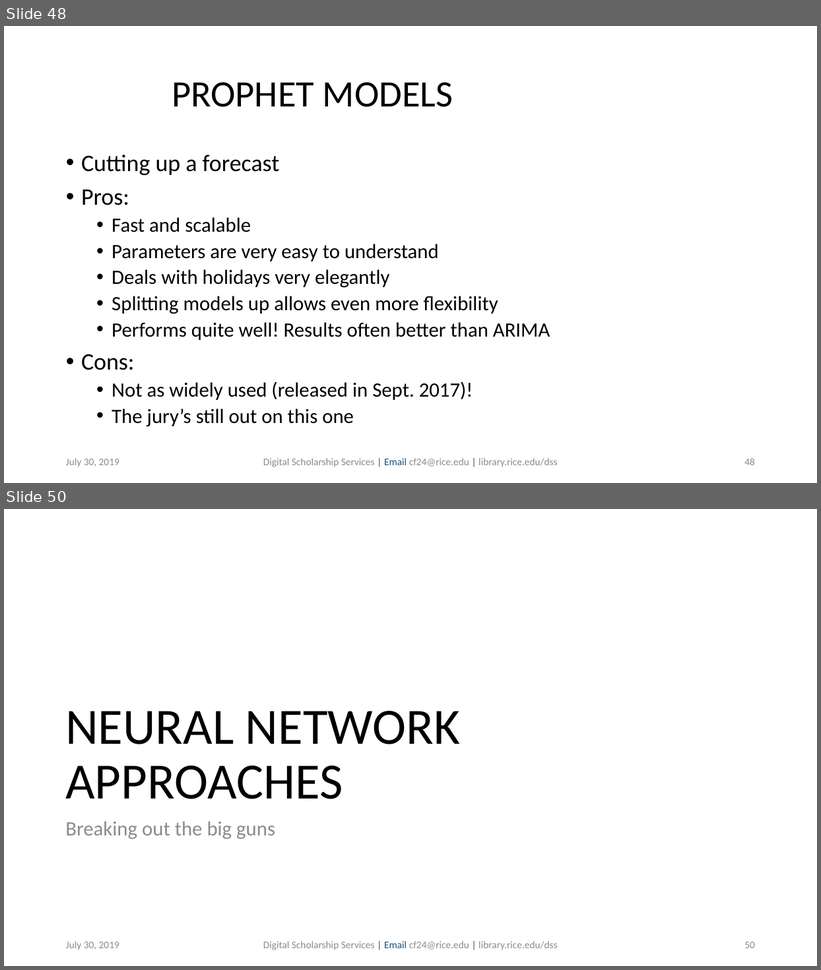
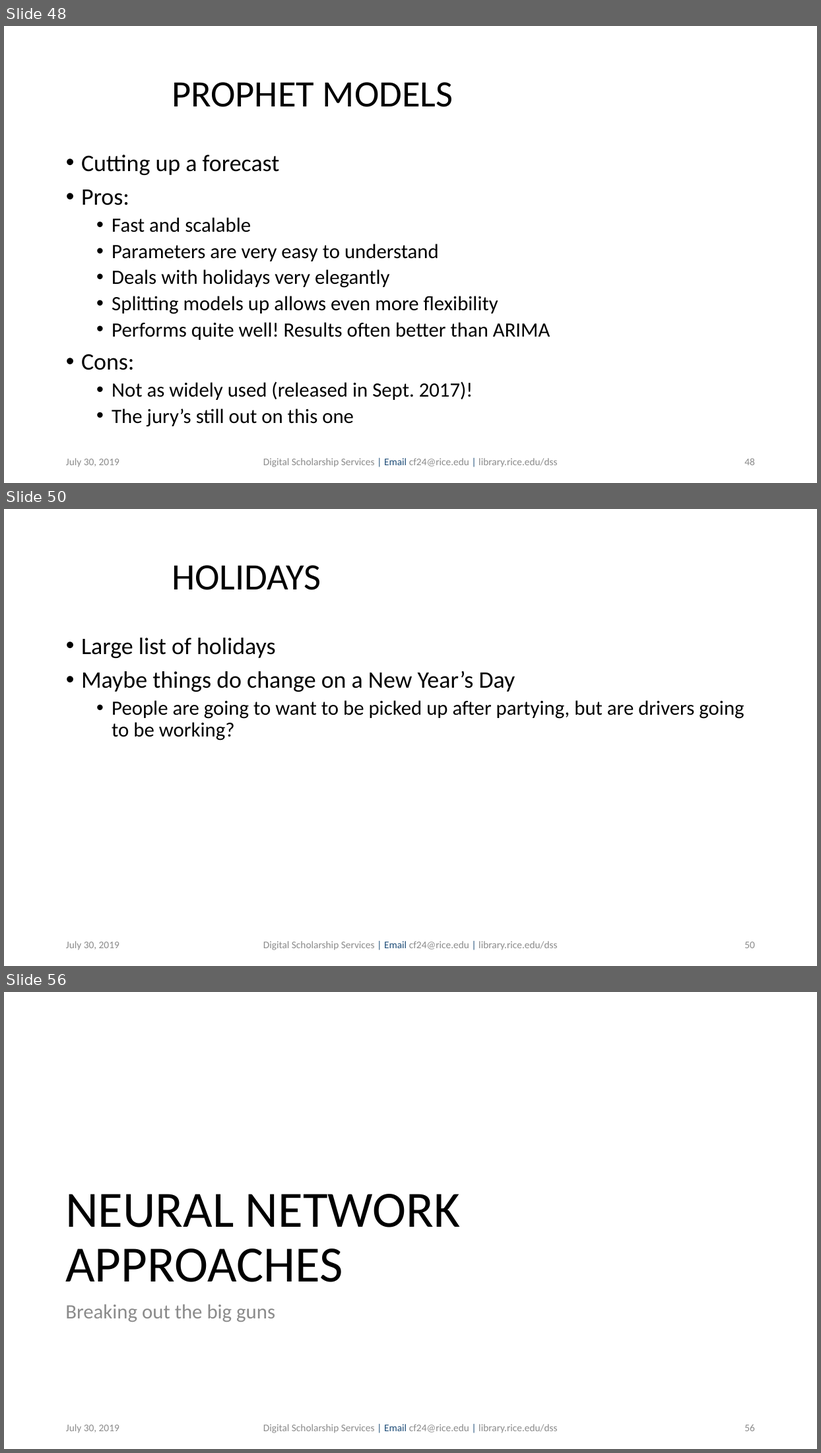
Before and after one commit to bakitybacon/rice-data-and-donuts, a slide deck: tsa/Introduction to Time Series Analysis.pptx. Shown one above the other, each under a label of ours: slides 48 and 50 before the commit, slides 48, 50 and 56 after it; the slides between them are not shown. The pictures are 821x970 and 821x1453 pixels, drawn with LibreOffice and Linux fonts; fonts in the diff are those of the drawing; background and template pictures are left out. Boxes give left, top, right and bottom in pixels: in the first picture for what was removed or moved away, otherwise in the second. Text is boxed around its words. In the diff, an @@ line names an element or a change of style, - is before the commit and + after.

```diff
--- a/tsa/Introduction to Time Series Analysis.pptx
+++ b/tsa/Introduction to Time Series Analysis.pptx
@@ slide 50 added at [4, 509, 817, 966], background #FFFFFF @@
@@ title added at [172, 565, 321, 590], 44 pt, text #000000 @@
+HOLIDAYS
@@ text added at [81, 638, 744, 741], 24 pt, text #000000 @@
+• Large list of holidays
+• Maybe things do change on a New Year’s Day
+  • People are going to want to be picked up after partying, but are drivers going to be working?
@@ text added at [66, 941, 120, 951], 12 pt, text #8C8C8C @@
+July 30, 2019
@@ text added at [263, 941, 557, 951], 12 pt, text #8C8C8C @@
+Digital Scholarship Services | Email cf24@rice.edu | library.rice.edu/dss
@@ page number added at [745, 942, 755, 949], 12 pt, text #8C8C8C @@
+50
@@ what was slide 50 is now slide 56 @@
@@ page number at [745, 1424, 755, 1432]: text changed @@
-50
+56
```
Also in this commit, not shown: 4 slides changed, 5 other slides added.
